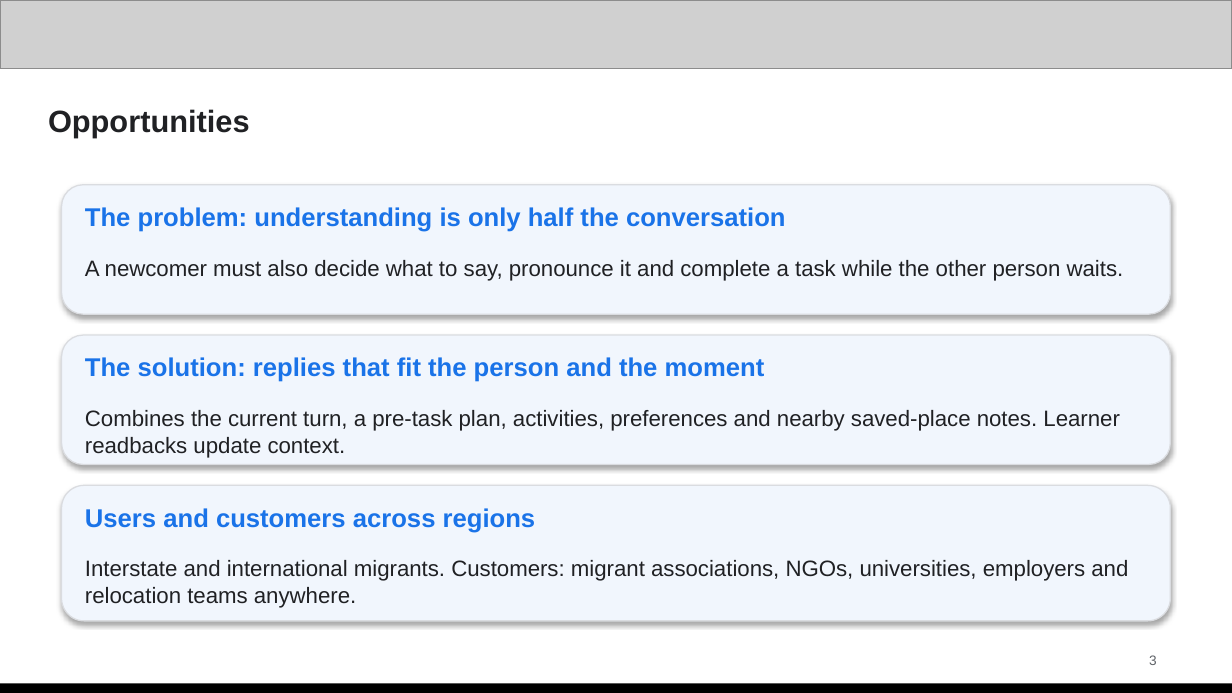
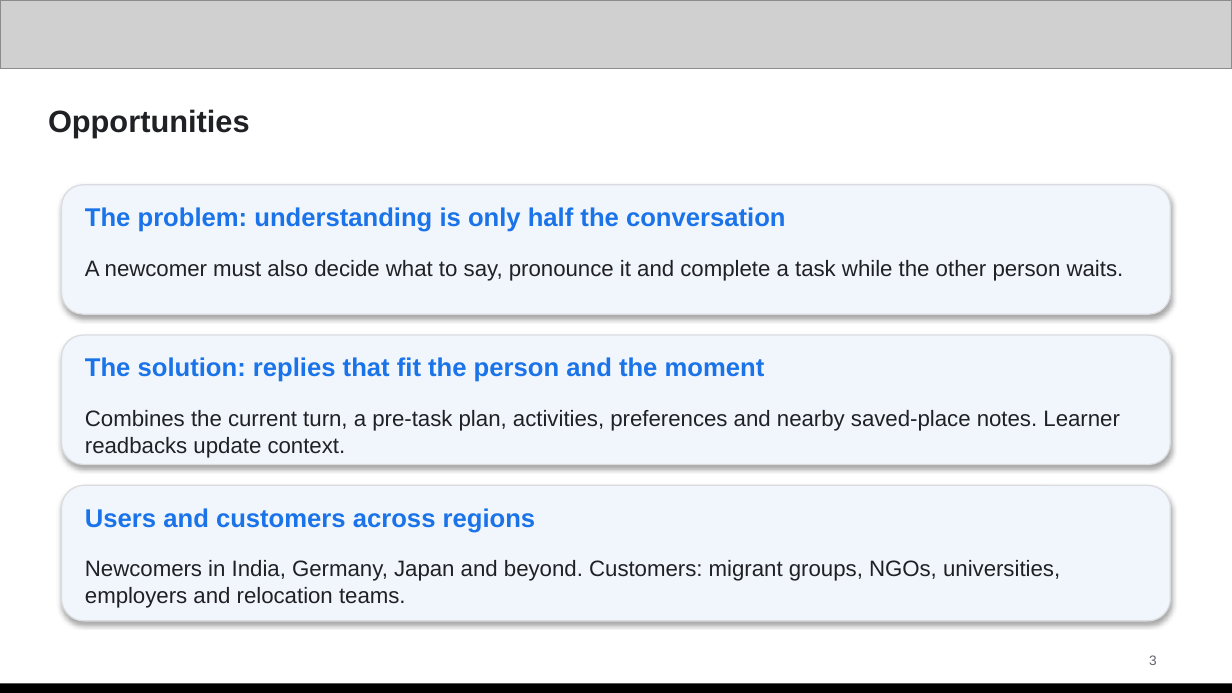
Before and after one commit to U4AR/LingoLive, a slide deck: slide 3 of docs/submission/LingoLive-Pitch-Deck.pptx. Drawn at 1232x693 pixels with LibreOffice and Linux fonts; fonts in the diff are those of the drawing; grey boxes stand for pictures. Boxes give left, top, right and bottom in pixels: in the first picture for what was removed or moved away, otherwise in the second. Text is boxed around its words. In the diff, an @@ line names an element or a change of style, - is before the commit and + after.

Commit message:
Add proposed Starter and Plus plans and international migrant use cases

```diff
--- a/docs/submission/LingoLive-Pitch-Deck.pptx
+++ b/docs/submission/LingoLive-Pitch-Deck.pptx
@@ text at (x1=85, y1=560, x2=1060, y2=608): text changed @@
-Interstate and international migrants. Customers: migrant associations, NGOs, universities, employers and relocation teams anywhere.
+Newcomers in India, Germany, Japan and beyond. Customers: migrant groups, NGOs, universities, employers and relocation teams.
```
Also in this commit, not shown: 2 other slides changed, 20 other files.
